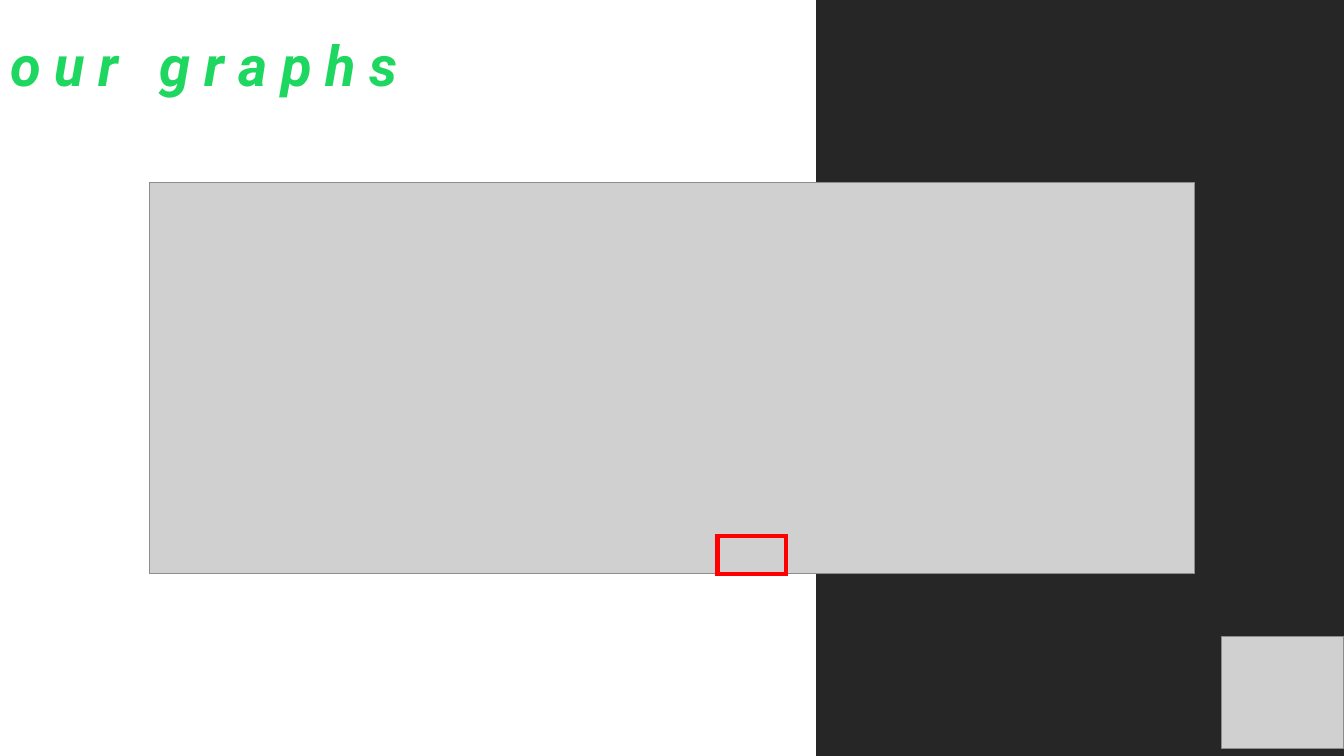
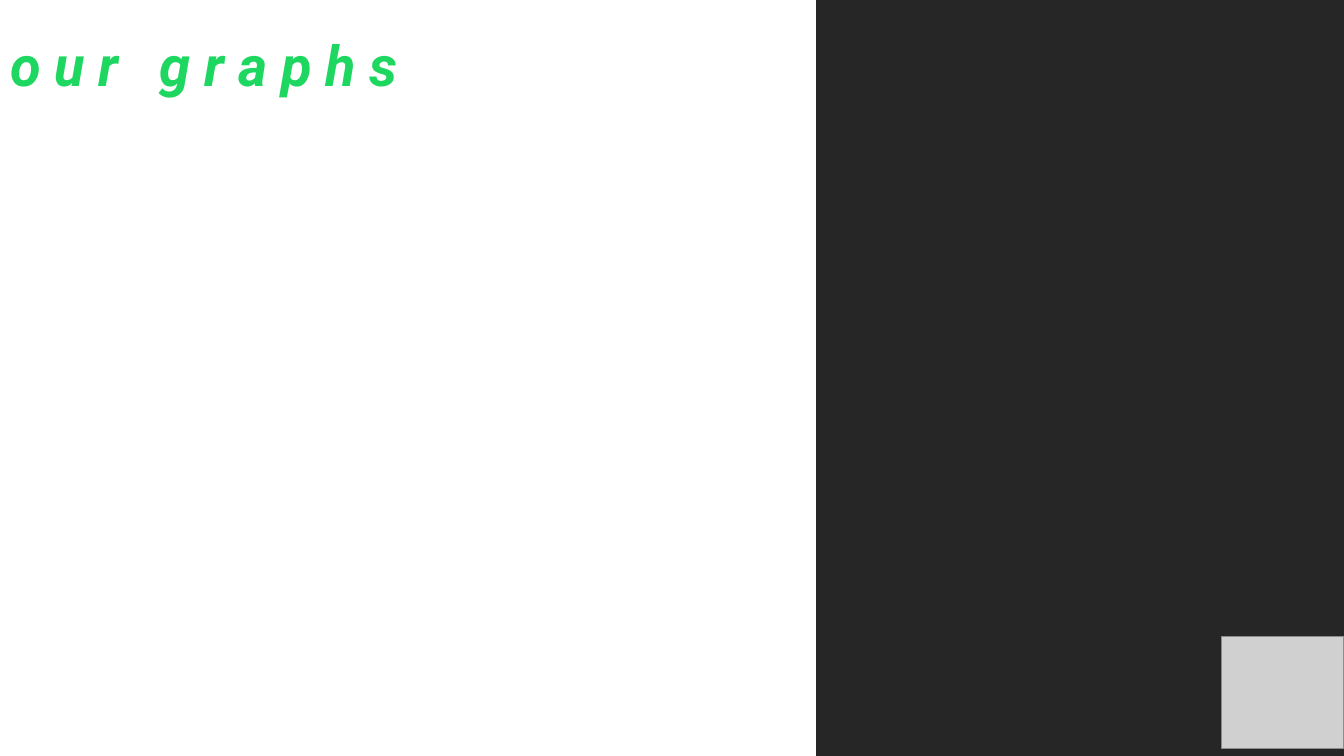
Before and after one commit to iastanehasl/Project-One, a slide deck: slide 17 of Spotipy Presentation 10.27.pptx (slide 7 before the commit). Drawn at 1344x756 pixels with LibreOffice and Linux fonts; fonts in the diff are those of the drawing; grey boxes stand for pictures. Boxes give left, top, right and bottom in pixels: in the first picture for what was removed or moved away, otherwise in the second. Text is boxed around its words. In the diff, an @@ line names an element or a change of style, - is before the commit and + after.

```diff
--- a/Spotipy Presentation 10.27.pptx
+++ b/Spotipy Presentation 10.27.pptx
@@ picture removed at box(149, 182, 1194, 575) @@
@@ rectangle removed at box(718, 536, 786, 574) @@
```
Also in this commit, not shown: 7 other slides changed, 4 slides added, 1 other file.
